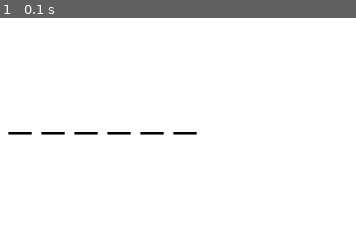
Above: before the commit, frame 1.
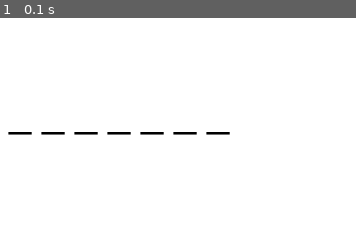
Above: after the commit, the same moment.

Repository: shivam-kumar88/simple-hamgman-game-using-pygame
Game: pygame game, started from simple_hangman_game.py
Same seed, same stepped clock (60 frames per second), same inputs: the game is played once before the commit and once after it.
Inputs:
- Up to frame 1 (0.1 s): no input
The pictures show only the part of the screen within x 50-100%, y 24-74%; the shares and areas given below are measured in that part.

The runs differ from the first frame. In frame 1, less than 0.1% of the frame differs, in the area x 57-65%, y 49-51%.

Commit message:
added txt file so that prog take guessing word from that txt file

Diff:
--- a/simple_hangman_game.py
+++ b/simple_hangman_game.py
@@ -36,8 +36,10 @@
 
 #variables of the project
 hangman_status = 0
-words = ['PYGAME', 'HANGMAN', 'LAPTOP', 'DEVELOPER', 'PROGRAMMER', 'HACKER', 'ENGINE', 'MOUSE', 'HACK']
+f = open("hangman words.txt", 'r')
+words = f.readlines()#['PYGAME', 'HANGMAN', 'LAPTOP', 'DEVELOPER', 'PROGRAMMER', 'HACKER', 'ENGINE', 'MOUSE', 'HACK']
 word = random.choice(words)
+print(word)
 guessed = []
 
 #COLOURS GRADING
